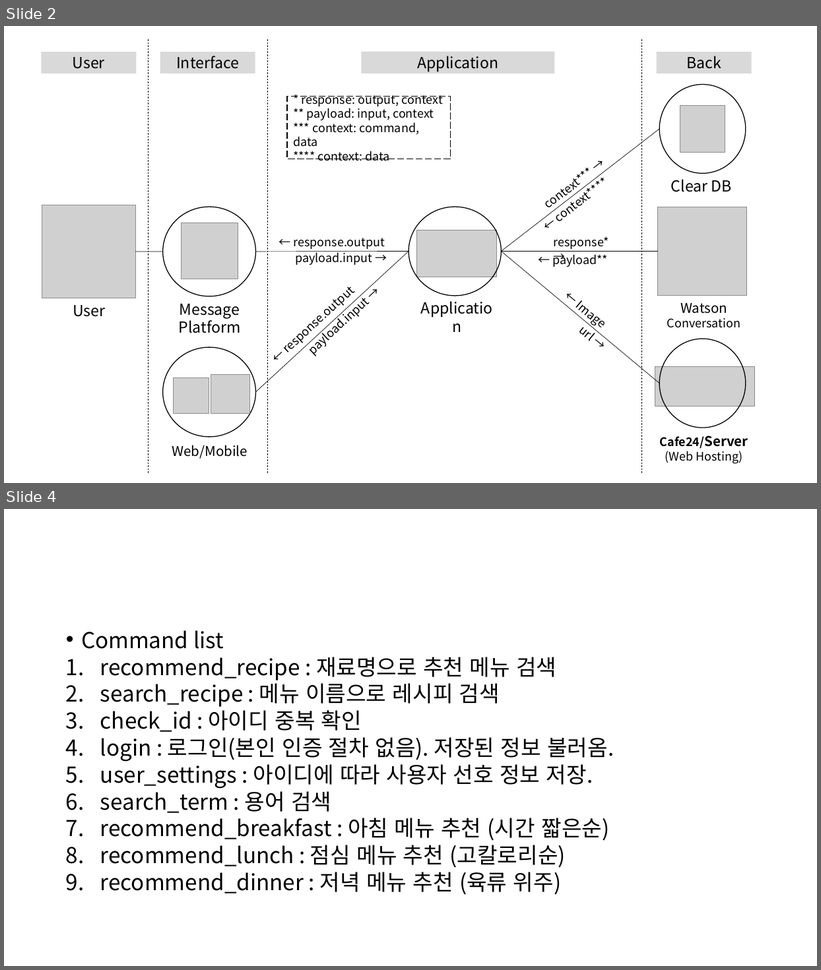
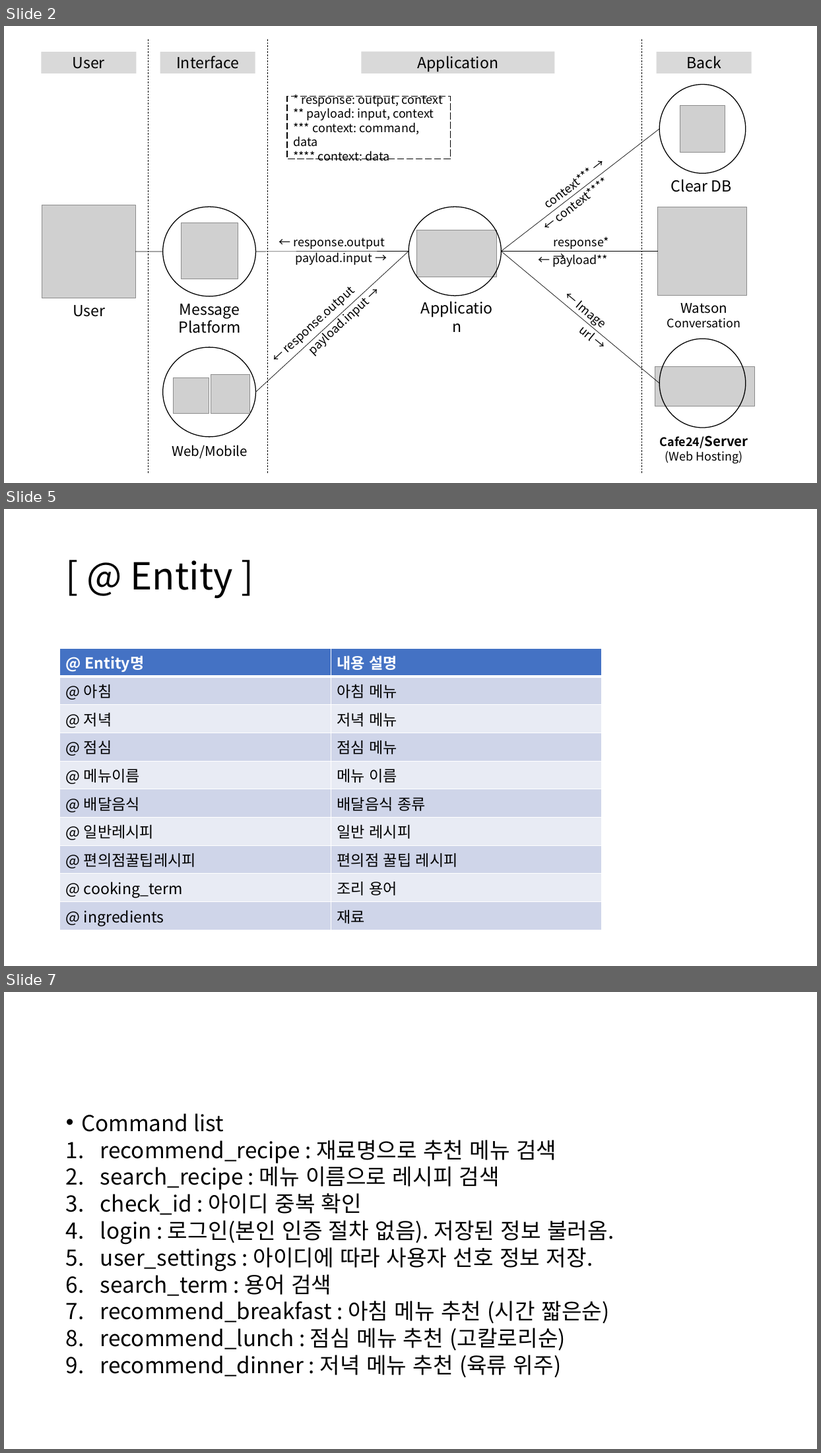
Before and after one commit to csy9608/capstone_chatbot, a slide deck: 설계도.pptx. Shown one above the other, each under a label of ours: slides 2 and 4 before the commit, slides 2, 5 and 7 after it; the slides between them are not shown. The pictures are 821x970 and 821x1453 pixels, drawn with LibreOffice and Linux fonts; fonts in the diff are those of the drawing; grey boxes stand for pictures. Boxes give left, top, right and bottom in pixels: in the first picture for what was removed or moved away, otherwise in the second. Text is boxed around its words. In the diff, an @@ line names an element or a change of style, - is before the commit and + after.

```diff
--- a/설계도.pptx
+++ b/설계도.pptx
@@ slide 5 added at [4, 509, 817, 966], background #FFFFFF @@
@@ title added at [131, 560, 233, 599], 44 pt, text #000000 @@
+[ @ Entity ]
@@ table added at [60, 649, 602, 929], 10 rows, 2 columns @@
+@ Entity명 | 내용 설명
+@ 아침 | 아침 메뉴
+@ 저녁 | 저녁 메뉴
+@ 점심 | 점심 메뉴
+@ 메뉴이름 | 메뉴 이름
+@ 배달음식 | 배달음식 종류
+@ 일반레시피 | 일반 레시피
+@ 편의점꿀팁레시피 | 편의점 꿀팁 레시피
+@ cooking_term | 조리 용어
+@ ingredients | 재료
@@ what was slide 4 is now slide 7 @@
```
Also in this commit, not shown: 1 slide changed, 3 other slides added.
